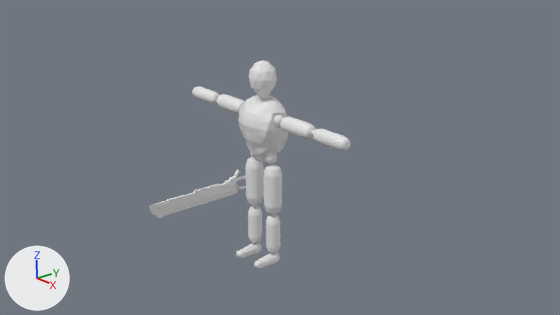
Renders of the Blender file 2021 - Reclamation/Player.blend from each side of a commit.
Both versions are drawn from the file's camera 'Camera'. Every picture has the same lights, and +X, +Y and +Z are marked at lower left.

The first picture shows 'Body', 'sword'.
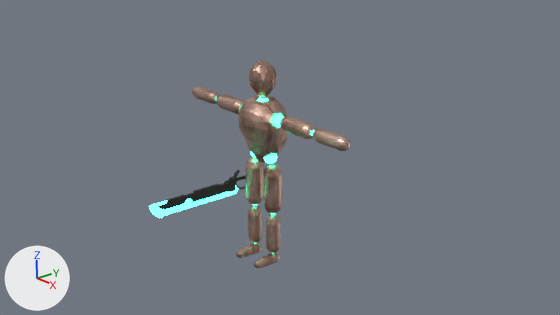
Boxes (x1, y1, x2, y2) around the edits, measured in the pictures (560 x 315 px):
part 1 of me_cylinder_004, recoloured (grey to brown)
    both: (192, 60, 351, 268)
part 2 of me_cylinder_004, recoloured (grey to cyan)
    both: (250, 98, 314, 164)
part 3 of me_plane_001, recoloured (grey to black)
    both: (158, 170, 265, 209)
part 4 of me_plane_001, recoloured (grey to cyan)
    both: (149, 200, 170, 218)
part 5 of me_plane_001, recoloured (grey to cyan)
    both: (170, 191, 233, 214)

The change, as a diff of the scene's bpy script:
```diff
--- a/2021 - Reclamation/Player.blend.py
+++ b/2021 - Reclamation/Player.blend.py
@@ mat_emission @@
+mat_emission = emission_material('Emission')
+mat_emission.base_color = (0.0354, 1.0, 0.508)  # green #35ffbd
+mat_emission.strength = 10.0
@@ mat_material_001 @@
+mat_material_001 = principled_material('Material.001')
+mat_material_001.base_color = (0.0161, 0.0161, 0.0161)  # black #222222
@@ mat_metal @@
+mat_metal = bpy.data.materials.new('Metal')
+# nodes: BsdfPrincipled, OutputMaterial, TexNoise, ValToRGB
+# colours: brown #75422e, beige #ffe0ce
@@ me_cylinder_004 @@
 me_cylinder_004.from_pydata(...)  # 1894 vertices, 2646 faces; spans x -20.7..20.7, y -22.3..14.5, z -1.8..1.7
 # used by ob_body; location = (0.0, 0.02, 4.48); rotation_euler = (1.571, 0.0, 3.142), in degrees (90, 0, 180); scale = (0.201, 0.201, 0.47)
+# me_cylinder_004 part 1: 1841 of the faces centred in x -20.7..20.7, y -22.3..14.2, z -1.8..1.7 switch from no material to mat_metal
+# me_cylinder_004 part 2: 485 of the faces centred in x -13.1..13.1, y -3.4..7.6, z -0.5..0.5 switch from no material to mat_emission (green #35ffbd)
@@ me_plane_001 @@
 me_plane_001.from_pydata(...)  # 358 vertices, 352 faces; spans x -4.02..4.4, y -0.15..0.15, z -0.65..0.93
 # used by ob_sword; location = (-1.18, -1.63, 2.57); rotation_euler = (0.0, 0.0, 1.571), in degrees (0, 0, 90); scale = (0.6, 0.6, 0.6)
+# me_plane_001 part 3: 296 of the faces centred in x -3.42..4.4, y -0.15..0.15, z -0.36..0.9 switch from no material to mat_material_001 (black #222222)
+# me_plane_001 part 4: 30 of the faces centred in x -3.88..-2.74, y -0.04..0.04, z -0.43..0.34 switch from no material to mat_emission (green #35ffbd)
+# me_plane_001 part 5: 6 of the faces centred in x -0.44, y -0.04..0.04, z -0.41..0.28 switch from no material to mat_emission (green #35ffbd)
```
